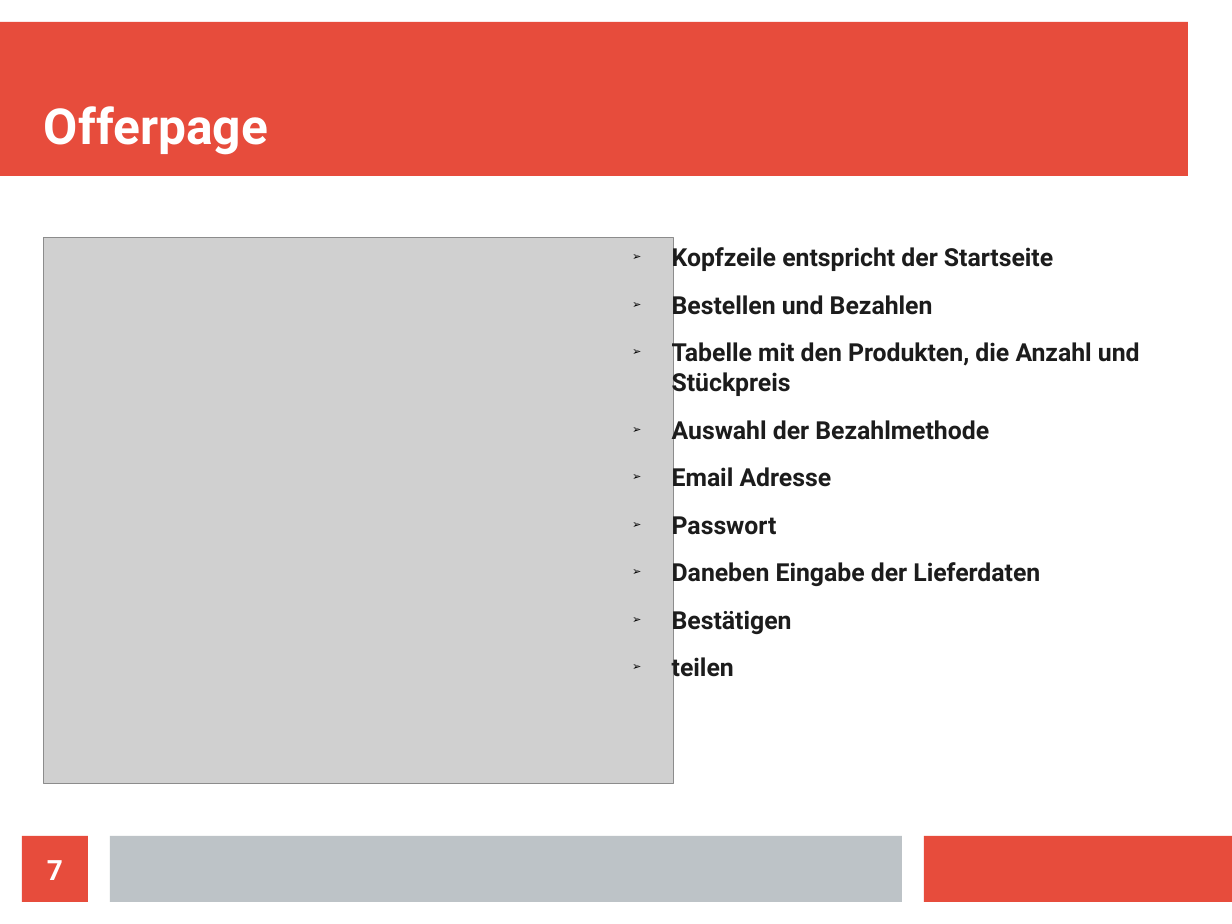
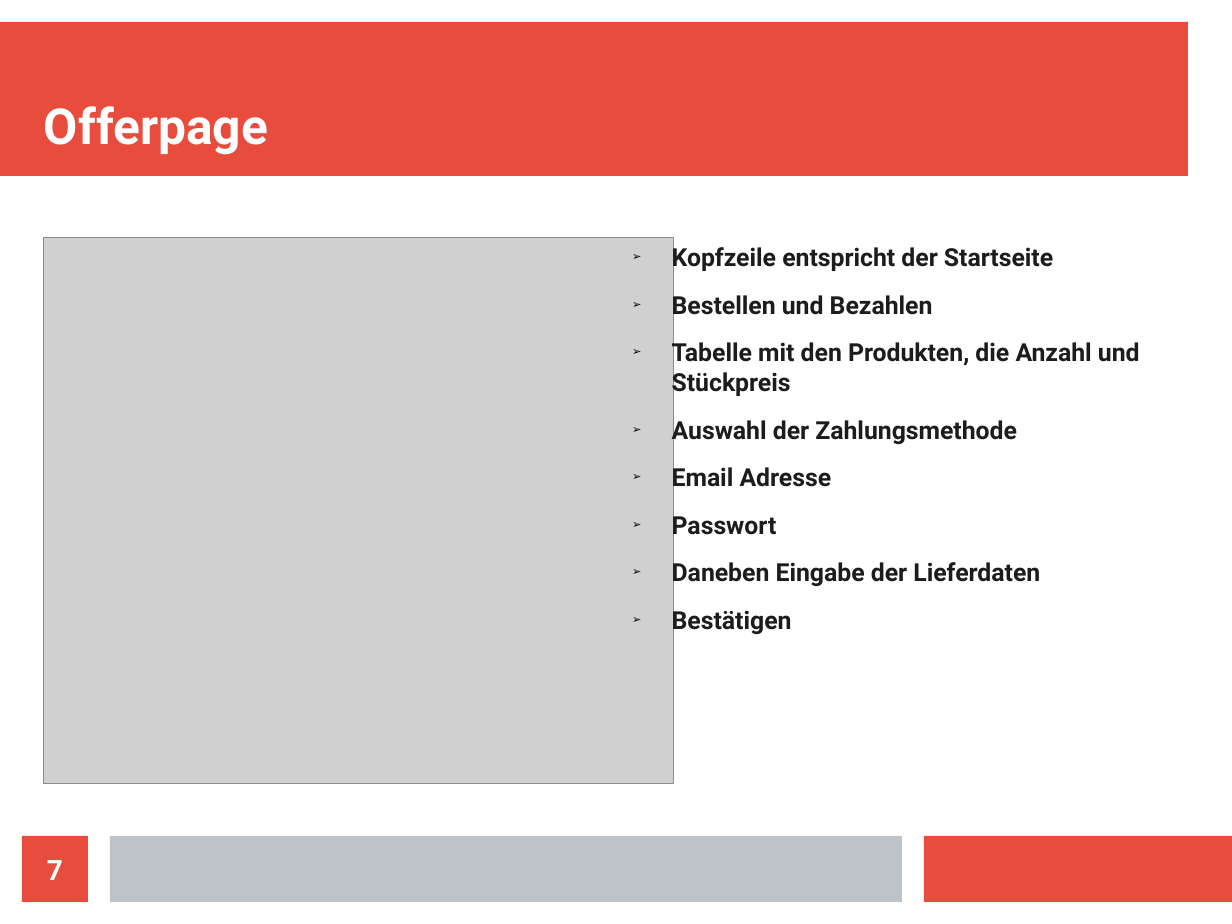
Before and after one commit to ts311/WebAnw2, a slide deck: slide 7 of Presentation/presentatiion.odp. Drawn at 1232x924 pixels with LibreOffice and Linux fonts; fonts in the diff are those of the drawing; grey boxes stand for pictures. Boxes give left, top, right and bottom in pixels: in the first picture for what was removed or moved away, otherwise in the second. Text is boxed around its words. In the diff, an @@ line names an element or a change of style, - is before the commit and + after.

Commit message:
fixed typos

```diff
--- a/Presentation/presentatiion.odp
+++ b/Presentation/presentatiion.odp
@@ text at (672,416,1017,445): text changed @@
-➢ Auswahl der Bezahlmethode
+➢ Auswahl der Zahlungsmethode
@@ text at (672,654,734,683): paragraph removed @@
-➢ teilen
```
Also in this commit, not shown: 4 other slides changed.
